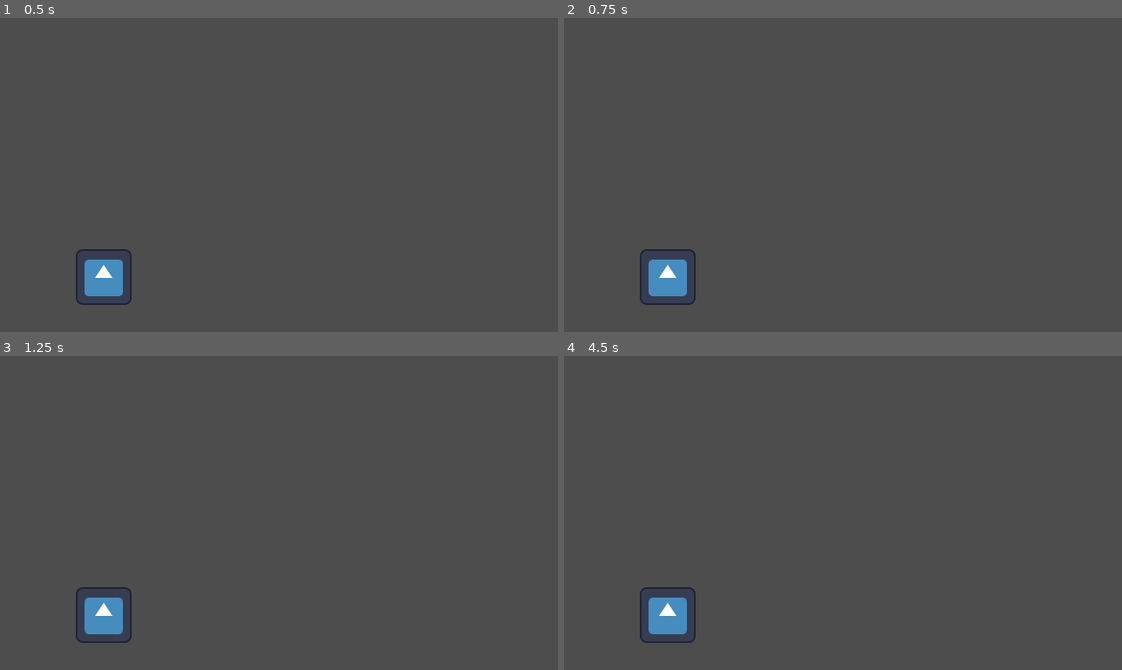
Above: before the commit, frames 1-4 (two rows, left to right).
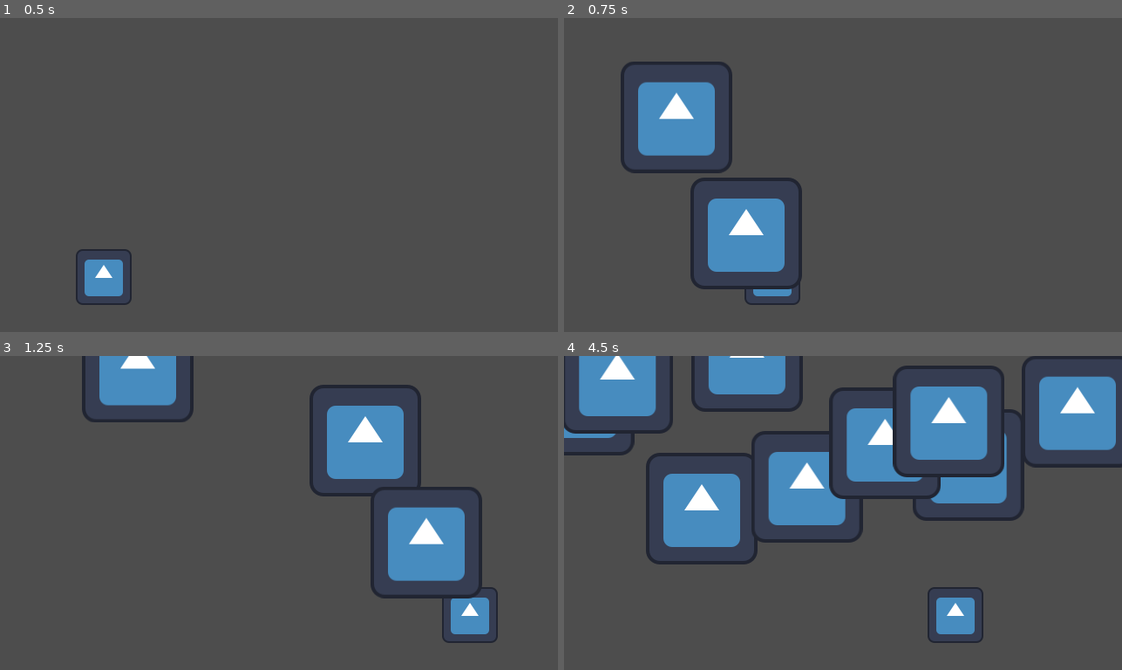
Above: after the commit, the same moments.

Repository: godzillafan69420/stupid-project-remastered
Game: Godot game, scene res://levels/stage_1_act_1.tscn
Same seed, same stepped clock (60 frames per second), same inputs: the game is played once before the commit and once after it. The engine's default icon, where the game draws it, is replaced by a stand-in: a white triangle on a blue panel in a dark square.
Inputs (mouse positions are in pixels of both pictures, inside the frame that each line leads up to):
- Up to frame 1 (0.5 s): no input
- Up to frame 2 (0.75 s): tap Enter at 0.5 s; move the mouse to (965, 159) at 0.52 s; hold Right (right) from 0.53 s (still down); hold Z (shoot) from 0.53 s (still down); click (965, 159) at 0.67 s
- Up to frame 3 (1.25 s): keep holding Right (right); keep holding Z (shoot)
- Up to frame 4 (4.5 s): move the mouse to (731, 528) at 1.27 s; release Right (right) at 1.28 s; release Z (shoot) at 1.28 s; hold Down (down) 1.28-2.03 s; tap Z (shoot) at 1.35, 2.85 s; move the mouse to (898, 443) at 2.02 s; hold Right (right) 2.03-2.78 s; hold Z (shoot) 2.03-2.78 s; tap Alt at 2.1, 4.35 s; move the mouse to (815, 575) at 2.77 s; hold Up (up) 2.78-3.53 s; click (815, 575) at 2.92 s; move the mouse to (1010, 560) at 3.52 s; hold Z (shoot) 3.53-4.28 s; hold Left (left) from 3.53 s (still down); move the mouse to (675, 465) at 4.27 s

Frame 1 is identical in both runs. In frame 2, 9.3% of the frame differs, in the area x 10-43%, y 13-92%; in frame 3, 13%; in frame 4, 27%, in the area x 0-100%, y 0-92%.

Commit message:
working on my gaem

Diff:
--- a/bullet.gd
+++ /dev/null
@@ -1,6 +0,0 @@
-extends Resource
-class_name bullet
-
-@export var speed = 100
-var direction:Vector2
-var damage: float = 10
--- /dev/null
+++ b/custom_resources/new_script.gd
@@ -0,0 +1,11 @@
+extends Resource
+class_name patterns
+
+@export var name: String
+@export var max_time: float
+@export var how_many_times: int
+@export var how_much_per_patterns_per: int
+
+@export var damage_required: float
+
+@export var actual_patterns: PackedScene
--- a/enemies.tscn
+++ /dev/null
@@ -1,8 +0,0 @@
-[gd_scene format=3 uid="uid://c17n51e08d3qj"]
-
-[sub_resource type="RectangleShape2D" id="RectangleShape2D_ot6j1"]
-
-[node name="enemies" type="Area2D" unique_id=1331669204]
-
-[node name="CollisionShape2D" type="CollisionShape2D" parent="." unique_id=1786119438]
-shape = SubResource("RectangleShape2D_ot6j1")
--- /dev/null
+++ b/enemies/enemies.tscn
@@ -0,0 +1,18 @@
+[gd_scene format=3 uid="uid://c17n51e08d3qj"]
+
+[ext_resource type="Script" uid="uid://d2t1887qpphct" path="res://scripts/enemies.gd" id="1_g5tt5"]
+[ext_resource type="Texture2D" uid="uid://7ubcx81r3ow8" path="res://icon.svg" id="1_gu34h"]
+
+[sub_resource type="RectangleShape2D" id="RectangleShape2D_ot6j1"]
+size = Vector2(117, 119)
+
+[node name="v_mans" type="Area2D" unique_id=1331669204]
+script = ExtResource("1_g5tt5")
+speed = 50
+
+[node name="CollisionShape2D" type="CollisionShape2D" parent="." unique_id=1786119438]
+position = Vector2(-0.5, 0.5)
+shape = SubResource("RectangleShape2D_ot6j1")
+
+[node name="Sprite2D" type="Sprite2D" parent="." unique_id=51616480]
+texture = ExtResource("1_gu34h")
--- /dev/null
+++ b/enemies/red_balls.tscn
@@ -0,0 +1,16 @@
+[gd_scene format=3 uid="uid://dop0k6jsow6yq"]
+
+[ext_resource type="Script" uid="uid://d16y8kt0h826a" path="res://scripts/bullet.gd" id="1_i8s11"]
+[ext_resource type="Texture2D" uid="uid://7ubcx81r3ow8" path="res://icon.svg" id="2_p5sea"]
+
+[sub_resource type="RectangleShape2D" id="RectangleShape2D_ot6j1"]
+
+[node name="red_balls" type="Area2D" unique_id=1954660282]
+script = ExtResource("1_i8s11")
+speed = 1000
+
+[node name="CollisionShape2D" type="CollisionShape2D" parent="." unique_id=1328706488]
+shape = SubResource("RectangleShape2D_ot6j1")
+
+[node name="Sprite2D" type="Sprite2D" parent="." unique_id=1731650142]
+texture = ExtResource("2_p5sea")
--- a/levels/Main_level_hander.gd
+++ b/levels/Main_level_hander.gd
@@ -1,5 +1,22 @@
 extends Node2D
 
+@export var enemy_pool: Array[PackedScene]
+@export var enemy_spawn_interval: float
+var enemy_spawner_timer: Timer
+
 func _ready() -> void:
+	enemy_spawner_timer = $enemy_spawn_interval
+	enemy_spawner_timer.wait_time = enemy_spawn_interval
 
-	pass
+
+func _spawn_enemies_on_random():
+	var new_enemy = enemy_pool[0].instantiate()
+	new_enemy.position.x = randf_range(0, 475)
+	new_enemy.position.y = 0
+	new_enemy.add_to_group("enemies")
+	add_child(new_enemy)
+
+
+
+func _on_enemy_spawn_interval_timeout() -> void:
+	_spawn_enemies_on_random()
--- a/levels/stage_1_act_1.tscn
+++ b/levels/stage_1_act_1.tscn
@@ -2,11 +2,17 @@
 
 [ext_resource type="PackedScene" uid="uid://q01vfct3jjle" path="res://player_stuff/player.tscn" id="1_gxk06"]
 [ext_resource type="Script" uid="uid://dqkoaystcqlv3" path="res://levels/Main_level_hander.gd" id="1_uabdg"]
+[ext_resource type="PackedScene" uid="uid://c17n51e08d3qj" path="res://enemies/enemies.tscn" id="2_gx214"]
 
 [node name="stage_1_act_1" type="Node2D" unique_id=1138670238]
 script = ExtResource("1_uabdg")
+enemy_pool = Array[PackedScene]([ExtResource("2_gx214")])
+enemy_spawn_interval = 0.5
 
 [node name="Timmy" parent="." unique_id=1445521221 instance=ExtResource("1_gxk06")]
 position = Vector2(119, 297)
-speed = 300
-slowing_down_speed = 100
+
+[node name="enemy_spawn_interval" type="Timer" parent="." unique_id=745071899]
+autostart = true
+
+[connection signal="timeout" from="enemy_spawn_interval" to="." method="_on_enemy_spawn_interval_timeout"]
--- /dev/null
+++ b/patterns/test_patterns.tscn
@@ -0,0 +1,3 @@
+[gd_scene format=3 uid="uid://b8avtsqy18476"]
+
+[node name="test_patterns" type="Node2D" unique_id=841345966]
--- a/player_stuff/knife.tscn
+++ b/player_stuff/knife.tscn
@@ -1,11 +1,16 @@
 [gd_scene format=3 uid="uid://cn2m6qcabaloy"]
 
-[ext_resource type="Script" uid="uid://d16y8kt0h826a" path="res://bullet.gd" id="1_2jo04"]
+[ext_resource type="Script" uid="uid://d16y8kt0h826a" path="res://scripts/bullet.gd" id="1_2jo04"]
+[ext_resource type="Texture2D" uid="uid://7ubcx81r3ow8" path="res://icon.svg" id="2_npb7w"]
 
 [sub_resource type="RectangleShape2D" id="RectangleShape2D_ot6j1"]
 
 [node name="knife" type="Area2D" unique_id=1954660282]
 script = ExtResource("1_2jo04")
+speed = 1000
 
 [node name="CollisionShape2D" type="CollisionShape2D" parent="." unique_id=1328706488]
 shape = SubResource("RectangleShape2D_ot6j1")
+
+[node name="Sprite2D" type="Sprite2D" parent="." unique_id=1731650142]
+texture = ExtResource("2_npb7w")
--- a/player_stuff/player.gd
+++ /dev/null
@@ -1,17 +0,0 @@
-extends Resource
-class_name player
-
-#stats
-
-@export var speed:int = 600
-@export var slowing_down_speed:int = 200
-@export var bomb: PackedScene
-@export var bomb_cost:int = 20
-@export var shot_type_1:PackedScene
-@export var shot_type_2:PackedScene
-
-var current_speed = speed
-
-
-func _shoot():
-	var bullet = shot_type_1.instatiate()
--- a/player_stuff/player.tscn
+++ b/player_stuff/player.tscn
@@ -1,11 +1,17 @@
 [gd_scene format=3 uid="uid://q01vfct3jjle"]
 
+[ext_resource type="Script" uid="uid://tati153l58i" path="res://scripts/player.gd" id="1_fp3om"]
+[ext_resource type="PackedScene" uid="uid://cn2m6qcabaloy" path="res://player_stuff/knife.tscn" id="2_43wku"]
 [ext_resource type="Texture2D" uid="uid://7ubcx81r3ow8" path="res://icon.svg" id="2_gcccv"]
 
 [sub_resource type="CircleShape2D" id="CircleShape2D_ot6j1"]
 radius = 6.0
 
 [node name="Timmy" type="Node2D" unique_id=1445521221]
+script = ExtResource("1_fp3om")
+shot_type_1 = ExtResource("2_43wku")
+shot_time_1 = 0.1
+shot_time_2 = 0.25
 
 [node name="Sprite2D" type="Sprite2D" parent="." unique_id=846489101]
 scale = Vector2(0.5, 0.5)
@@ -17,3 +23,7 @@
 shape = SubResource("CircleShape2D_ot6j1")
 
 [node name="movement" type="Node" parent="." unique_id=95978633]
+
+[node name="shoot interval" type="Timer" parent="." unique_id=1267233232 groups=["player_bullet"]]
+
+[connection signal="timeout" from="shoot interval" to="." method="_on_shoot_interval_timeout"]
--- a/project.godot
+++ b/project.godot
@@ -25,6 +25,12 @@
 [editor_plugins]
 
 enabled=PackedStringArray("res://addons/godot_super-wakatime/plugin.cfg")
+
+[global_group]
+
+player_bullet=""
+enemies=""
+enemy_bullet=""
 
 [input]
 
--- /dev/null
+++ b/scripts/bullet.gd
@@ -0,0 +1,11 @@
+extends Area2D
+
+
+@export var speed = 100
+@export var damage: float = 10
+
+var direction: Vector2
+func _process(delta: float) -> void:
+	position += direction.normalized() * speed * delta
+	if position.y < -10:
+		queue_free()
--- /dev/null
+++ b/scripts/enemies.gd
@@ -0,0 +1,9 @@
+extends Area2D
+
+@export var speed = 100
+@export var bullet_pattern:PackedScene
+
+func _process(delta: float) -> void:
+	position += speed * Vector2.DOWN * delta
+	if position.y > 400:
+		queue_free()
--- /dev/null
+++ b/scripts/player.gd
@@ -0,0 +1,45 @@
+extends Node2D
+
+
+@export var speed:int = 600
+@export var slowing_down_speed:int = 200
+@export var bomb: PackedScene
+@export var bomb_cost:int = 20
+@export var shot_type_1:PackedScene
+@export var shot_time_1: float
+@export var shot_type_2:PackedScene
+@export var shot_time_2: float
+
+var current_speed = speed
+var shot_interval: Timer
+var can_shoot: bool = true
+
+func _ready() -> void:
+	shot_interval = $"shoot interval"
+
+
+func _process(delta: float) -> void:
+	if Input.is_action_pressed("slow_down"):
+		current_speed = slowing_down_speed
+	else:
+		current_speed = speed
+	var directionX = Input.get_axis("left", "right")
+	var directionY = Input.get_axis("up", "down")
+
+	position += Vector2(directionX, directionY).normalized() * current_speed *delta
+	if Input.is_action_pressed("shoot") and can_shoot:
+		_shoot()
+		shot_interval.start(shot_time_1)
+
+
+func _shoot():
+	var new_bullet = shot_type_1.instantiate()
+	new_bullet.global_position = global_position
+	new_bullet.direction = Vector2.UP
+	new_bullet.add_to_group("player_bullet")
+	get_parent().add_child(new_bullet)
+	can_shoot = false
+
+
+func _on_shoot_interval_timeout() -> void:
+	can_shoot = true
--- /dev/null
+++ b/scripts/player_inv.gd
@@ -0,0 +1,6 @@
+extends Node
+
+var player_HP: int = 3
+var player_bombs:int = 4
+var player_gold: int = 0
+var player_power:int = 0
Not shown, added: custom_resources/new_script.gd.uid
Renamed: bullet.gd.uid -> scripts/bullet.gd.uid
Not shown, added: scripts/enemies.gd.uid
Renamed: player_stuff/movement.gd -> scripts/movement.gd
Renamed: player_stuff/movement.gd.uid -> scripts/movement.gd.uid
Not shown, added: scripts/player.gd.uid
Not shown, added: scripts/player_inv.gd.uid
Empty file added: scripts/player_stats.gd
Renamed: player_stuff/player.gd.uid -> scripts/player_stats.gd.uid
Renamed: player_stuff/straight_foward.gd -> scripts/straight_foward.gd
Renamed: player_stuff/straight_foward.gd.uid -> scripts/straight_foward.gd.uid
